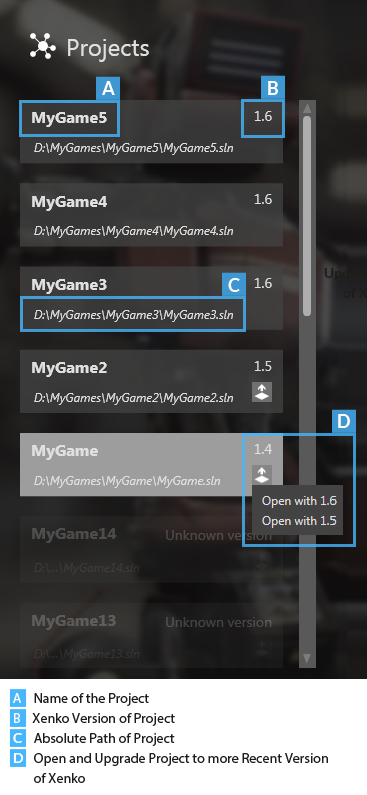
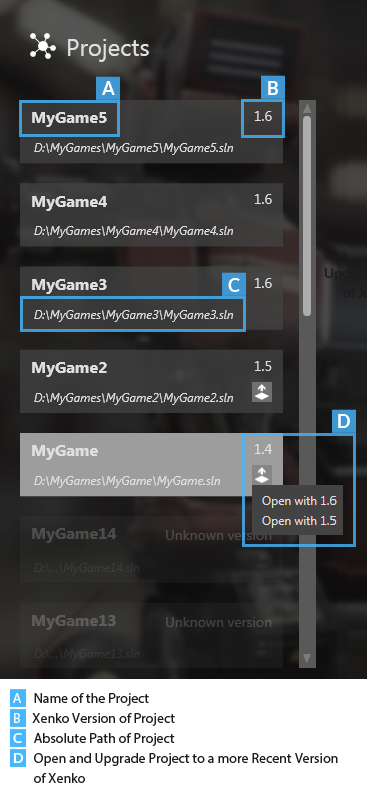
Layer changes from the first 367 x 795 image to the second:
painted on "A Name of the Project B Xenko Version of Pro" over [208, 753, 338, 763]
